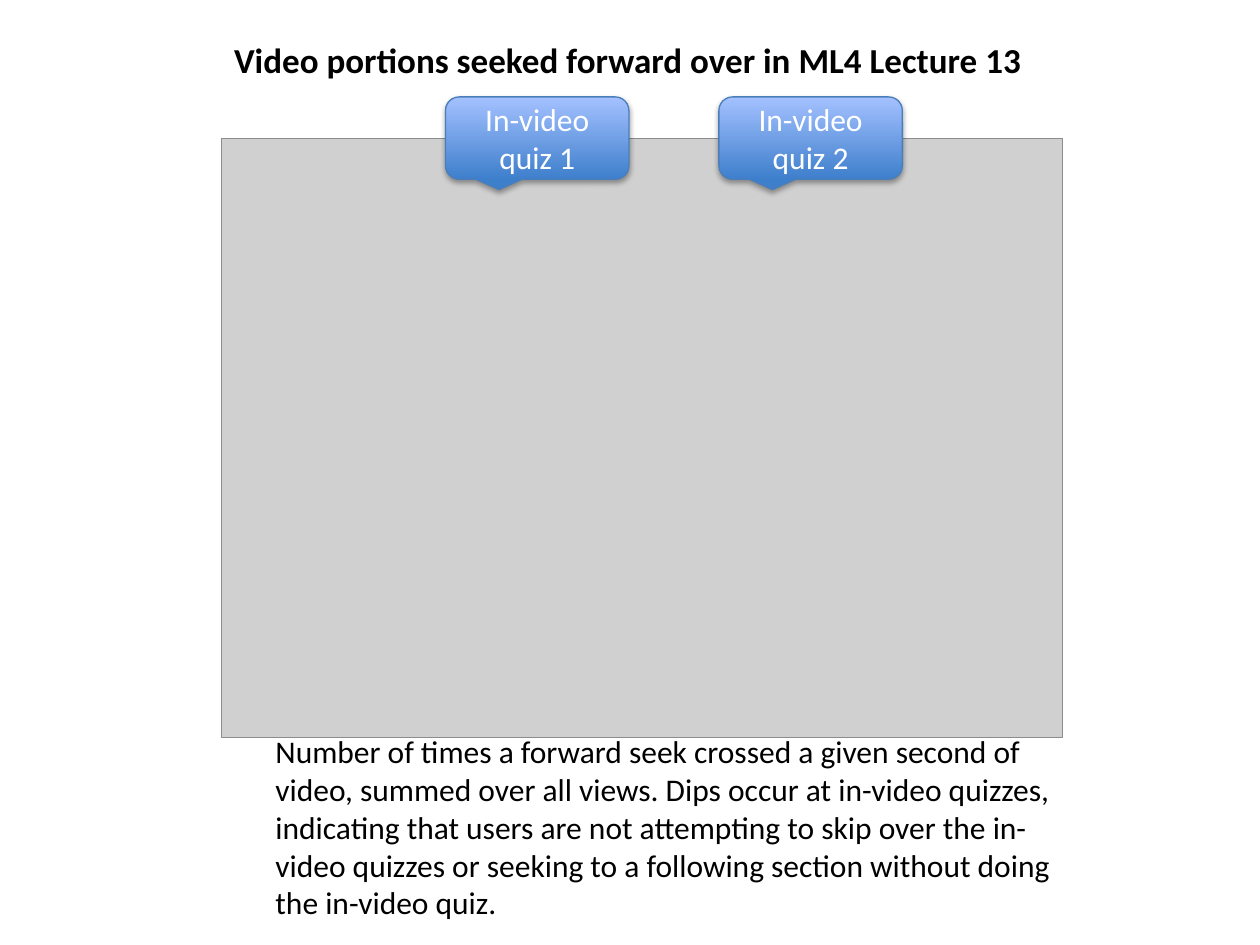
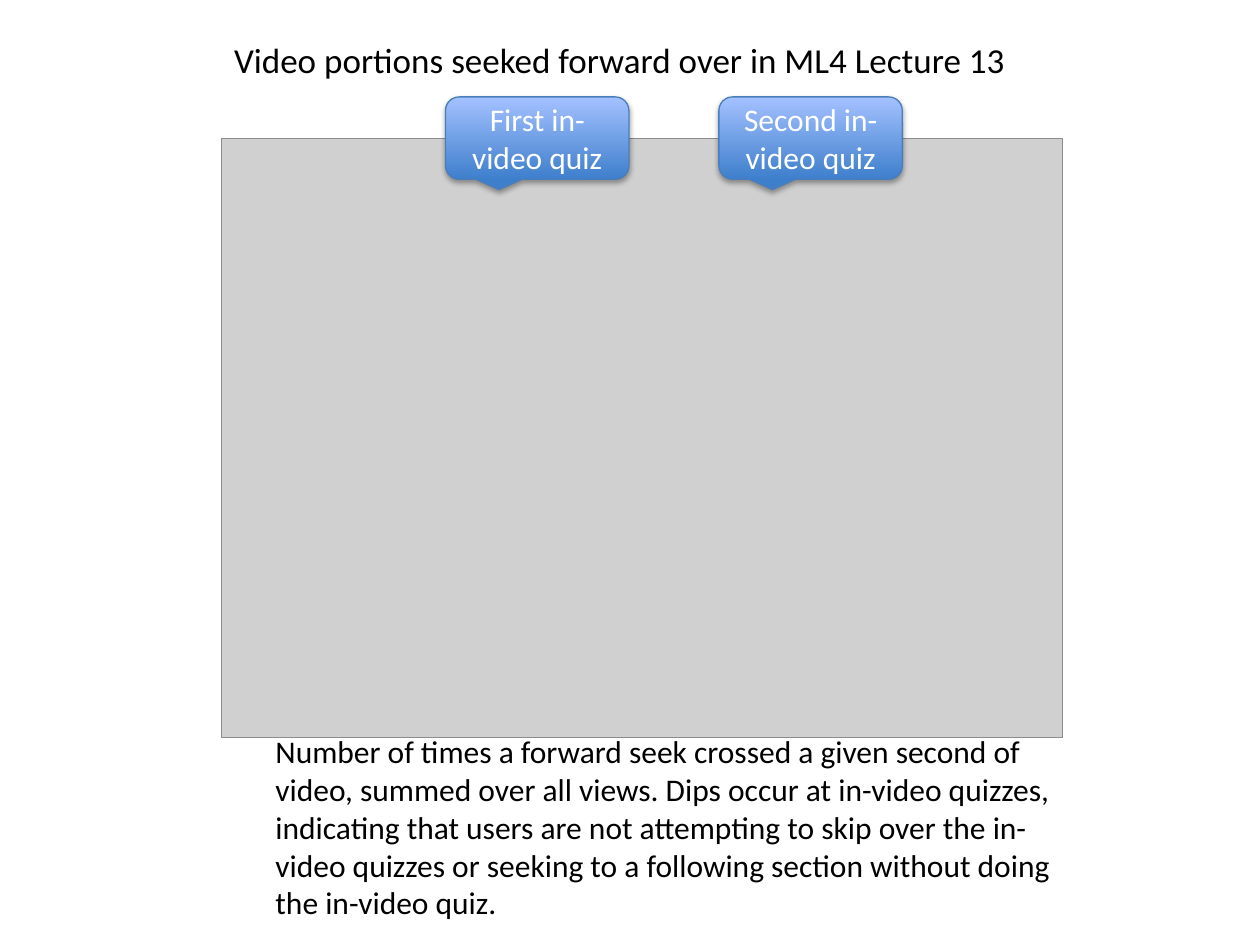
Before and after one commit to gkovacs/invideo-las2016, a slide deck: slide 12 of extra-figures/seek-figures.pptx (slide 11 before the commit). Drawn at 1260x945 pixels with LibreOffice and Linux fonts; fonts in the diff are those of the drawing; grey boxes stand for pictures. Boxes give left, top, right and bottom in pixels: in the first picture for what was removed or moved away, otherwise in the second. Text is boxed around its words. In the diff, an @@ line names an element or a change of style, - is before the commit and + after.

```diff
--- a/extra-figures/seek-figures.pptx
+++ b/extra-figures/seek-figures.pptx
@@ text "Video portions seeked forward over ..." at (x1=234, y1=48, x2=1004, y2=79): bold off @@
@@ text in rounded speech box at (x1=472, y1=109, x2=602, y2=174): text changed @@
-In-video quiz 1
+First in-video quiz
@@ text in rounded speech box at (x1=744, y1=109, x2=877, y2=174): text changed @@
-In-video quiz 2
+Second in-video quiz
```
Also in this commit, not shown: 4 other slides changed, 1 slide added, 1 other file.
